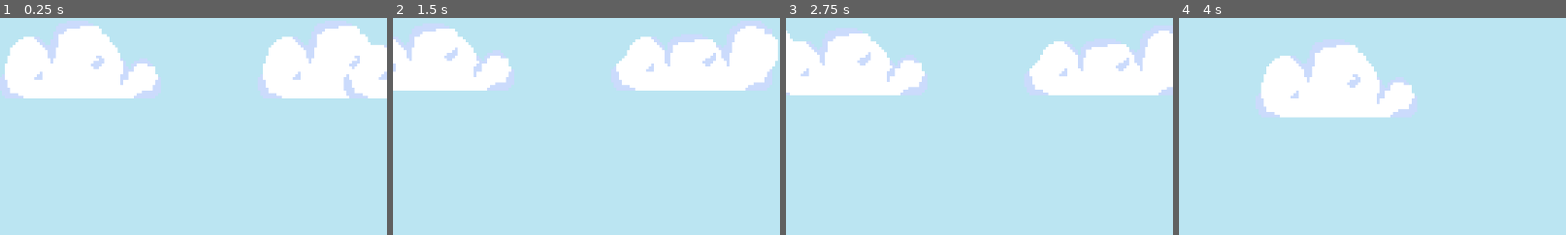
Above: before the commit, frames 1-4 (left to right).
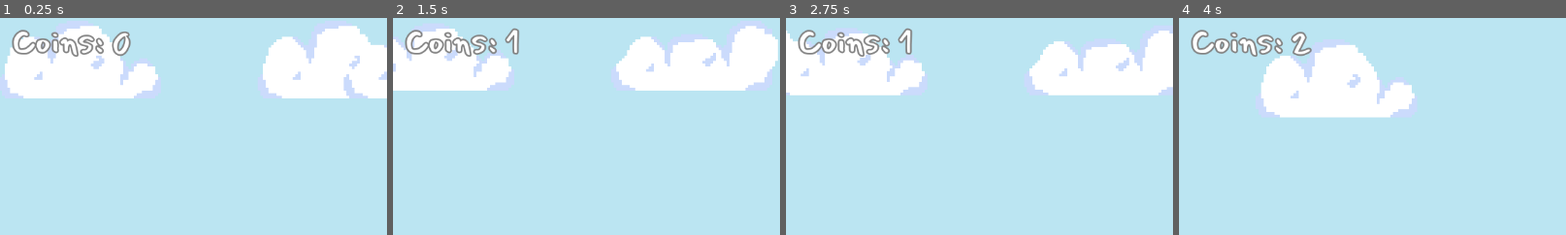
Above: after the commit, the same moments.

Repository: SilentPrincess108/Chiikawa-Platformer
Game: Godot game, scene res://scenes/level_1.tscn
The game is run twice, just before and just after one commit, with the same random seed, the same clock (stepped at 60 frames per second) and the same inputs.
Inputs:
- Up to frame 1 (0.25 s): no input
- Up to frame 2 (1.5 s): tap Enter at 0.5 s; hold D (Right) from 0.53 s (still down); tap Alt at 0.6 s; tap Space (Jump) at 0.77 s; tap Shift at 1.35 s
- Up to frame 3 (2.75 s): tap Space (Jump) at 1.52 s; release D (Right) at 2.03 s; hold A (Left) from 2.03 s (still down); tap Alt at 2.1 s
- Up to frame 4 (4 s): release A (Left) at 2.78 s; hold D (Right) from 2.78 s (still down); tap Shift at 2.85 s; tap Space (Jump) at 3.02, 3.77 s; tap Alt at 3.6 s
The pictures show only the part of the screen within x 0-50%, y 0-50%; the shares and areas given below are measured in that part.

The runs differ from the first frame. In frame 1, 1.6% of the frame differs, in the area x 3-34%, y 5-18%; in frame 2, 1.6%; in frame 3, 1.5%; in frame 4, 1.9%, in the area x 3-35%, y 5-18%.

Commit message:
added coin counter

Diff:
--- /dev/null
+++ b/scenes/hud.tscn
@@ -0,0 +1,19 @@
+[gd_scene load_steps=3 format=3 uid="uid://bu4ll6kkktm4m"]
+
+[ext_resource type="FontFile" uid="uid://5xdkn1hj6d3r" path="res://assets/fonts/Mansalva-Regular.ttf" id="1_ahhtf"]
+[ext_resource type="Script" uid="uid://cu4koprttqpl4" path="res://scripts/hud.gd" id="1_oo0fn"]
+
+[node name="HUD" type="CanvasLayer"]
+script = ExtResource("1_oo0fn")
+
+[node name="coins" type="Label" parent="."]
+offset_left = 18.0
+offset_top = -4.0
+offset_right = 359.0
+offset_bottom = 76.0
+theme_override_colors/font_outline_color = Color(0.51, 0.51, 0.51, 1)
+theme_override_constants/outline_size = 10
+theme_override_fonts/font = ExtResource("1_ahhtf")
+theme_override_font_sizes/font_size = 50
+text = "Coins: "
+vertical_alignment = 1
--- a/scenes/level_1.tscn
+++ b/scenes/level_1.tscn
@@ -13,6 +13,7 @@
 [ext_resource type="Texture2D" uid="uid://i2hqn8vk38pv" path="res://assets/sprites/fork.png" id="10_2os1m"]
 [ext_resource type="Texture2D" uid="uid://036fljnf5qkv" path="res://assets/sprites/spoon.png" id="11_2os1m"]
 [ext_resource type="PackedScene" uid="uid://b5asvdweqsuyg" path="res://scenes/coins.tscn" id="13_7gny6"]
+[ext_resource type="PackedScene" uid="uid://bu4ll6kkktm4m" path="res://scenes/hud.tscn" id="14_2aecg"]
 
 [sub_resource type="TileSetAtlasSource" id="TileSetAtlasSource_5xbjy"]
 texture = ExtResource("2_rus8k")
@@ -229,3 +230,5 @@
 position = Vector2(1444, -6)
 scale = Vector2(1.5, 1.5)
 collision_mask = 3
+
+[node name="HUD" parent="." instance=ExtResource("14_2aecg")]
--- /dev/null
+++ b/scripts/hud.gd
@@ -0,0 +1,8 @@
+extends CanvasLayer
+
+@onready var coins: Label = $coins
+
+
+# Called every frame. 'delta' is the elapsed time since the previous frame.
+func _process(delta: float) -> void:
+	coins.text = "Coins: " + str(Globals.money)
Not shown: 1 places in scenes/level_1.tscn that only renumber resources
Not shown, added: scripts/hud.gd.uid
